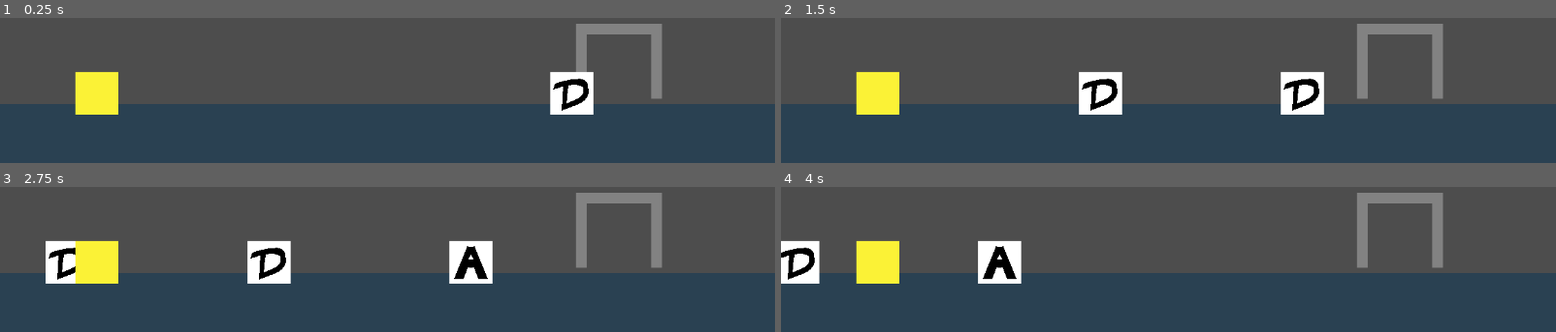
Above: before the commit, frames 1-4 (two rows, left to right).
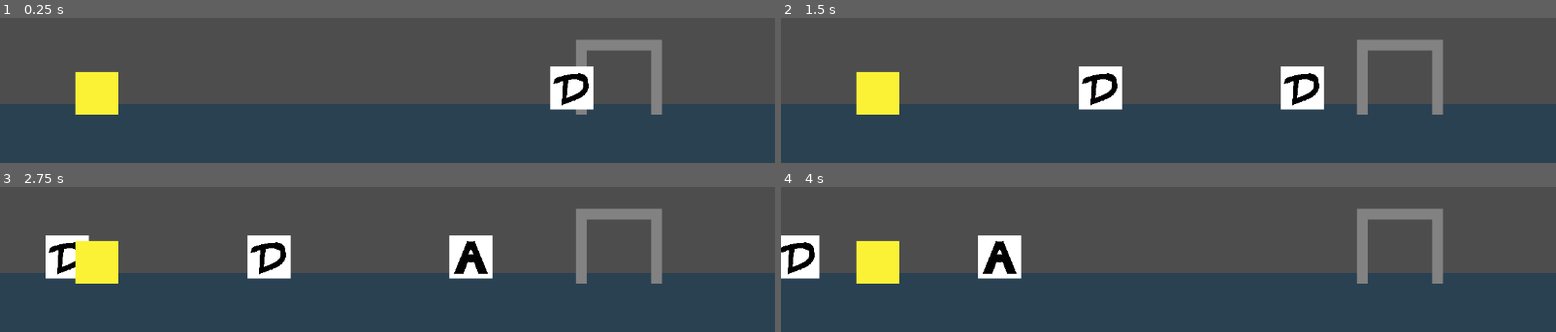
Above: after the commit, the same moments.

Repository: LuccasRMedeiros/ChampionsOfTheUnderworld_godot
Game: Godot game, scene res://scenes/Main.tscn
Two runs of this game, one before a commit and one after it. Both use one fixed random seed, a clock stepped at 60 frames per second and the inputs below.
Inputs:
- Up to frame 1 (0.25 s): no input
- Up to frame 2 (1.5 s): hold Right (ui_right) 0.53-1.28 s; hold Down (ui_down) from 1.28 s (still down)
- Up to frame 3 (2.75 s): release Down (ui_down) at 2.03 s; hold Right (ui_right) from 2.03 s (still down)
- Up to frame 4 (4 s): release Right (ui_right) at 2.78 s; hold Up (ui_up) 2.78-3.53 s; hold Left (ui_left) from 3.53 s (still down)

The runs differ from the first frame. In frame 1, 2.8% of the frame differs, in the area x 70-86%, y 4-67%; in frame 2, 4.0%; in frame 3, 4.6%, in the area x 5-86%, y 4-67%; in frame 4, 3.7%.

Commit message:
Finishing Summoner mechanics

Diff:
--- a/actors/common/Act_Common_BlueLock.gd
+++ b/actors/common/Act_Common_BlueLock.gd
@@ -1,3 +1,5 @@
 class_name GateLock_Blue
 
 extends GateLock
+
+var lock_color = LockColors.BLUE
--- a/actors/common/Act_Common_BlueLock.tscn
+++ b/actors/common/Act_Common_BlueLock.tscn
@@ -4,7 +4,6 @@
 [ext_resource type="Script" path="res://actors/common/Act_Common_BlueLock.gd" id="2_f3jlv"]
 
 [node name="Act_Common_BlueLock" type="Sprite2D"]
-position = Vector2(-2.38419e-07, -2.38419e-07)
 scale = Vector2(2, 2)
 texture = ExtResource("1_sfiyi")
 script = ExtResource("2_f3jlv")
--- a/actors/common/Act_Common_Daemon.gd
+++ b/actors/common/Act_Common_Daemon.gd
@@ -1,15 +1,21 @@
 extends Area2D
 
-var CAN_BE_HIT: bool
-var MOVE_SPEED = 300.0
+
+signal has_died
+
+
+var _can_be_destroyied: bool
+var _move_speed = 300.0
+
 
 @export var assingned_key: Key = KEY_A
 @export var direction: Definitions.Directions = Definitions.Directions.RIGHT
 
+
 # Called when the node enters the scene tree for the first time.
 func _ready():
-	MOVE_SPEED *= direction
-	CAN_BE_HIT = false
+	_move_speed *= direction
+	_can_be_destroyied = false
 	$CollisionShape2D.position.x *= direction
 
 	match assingned_key:
@@ -20,16 +26,19 @@
 		KEY_D:
 			$DaemonSkinD.visible = true
 
+
 # Called every frame. 'delta' is the elapsed time since the previous frame.
 func _process(delta):
-	position.x += MOVE_SPEED * delta
+	position.x += _move_speed * delta
 
-	if CAN_BE_HIT and Input.is_key_pressed(assingned_key):
+	if _can_be_destroyied and Input.is_key_pressed(assingned_key):
 		queue_free()
+
 
 func _on_body_entered(body):
 	if body is Smasher:
-		CAN_BE_HIT = true
+		_can_be_destroyied = true
+
 
 func _on_body_exited(body):
-	CAN_BE_HIT = false
+	_can_be_destroyied = false
--- a/actors/common/Act_Common_GreenLock.gd
+++ b/actors/common/Act_Common_GreenLock.gd
@@ -1,3 +1,5 @@
 class_name GateLock_Green
 
 extends GateLock
+
+var lock_color = LockColors.GREEN
--- a/actors/common/Act_Common_GreenLock.tscn
+++ b/actors/common/Act_Common_GreenLock.tscn
@@ -4,7 +4,6 @@
 [ext_resource type="Script" path="res://actors/common/Act_Common_GreenLock.gd" id="2_nf6y0"]
 
 [node name="Act_Common_GreenLock" type="Sprite2D"]
-position = Vector2(-2.38419e-07, -2.38419e-07)
 scale = Vector2(2, 2)
 texture = ExtResource("1_rjesf")
 script = ExtResource("2_nf6y0")
--- a/actors/common/Act_Common_RedLock.gd
+++ b/actors/common/Act_Common_RedLock.gd
@@ -1,3 +1,5 @@
 class_name GateLock_Red
 
 extends GateLock
+
+var lock_color = LockColors.RED
--- a/actors/common/Act_Common_SpawnGate.gd
+++ b/actors/common/Act_Common_SpawnGate.gd
@@ -1,97 +1,36 @@
 extends Node2D
 
-enum GateState {LOCKED, OPEN}
-enum CursorStates {SELECTING, MOVING}
+
+enum GateStates {LOCKED, OPEN, CLOSE}
+
+
+signal select
+signal open_gate
+signal close_gate
+
 
 var _next_warp = 24
 var _loop_warp = -48
-var _gate_state = GateState.LOCKED
-var _cursor_state = CursorStates.SELECTING
+var _gate_state = GateStates.LOCKED
 var _cursor_rc = 1
-var _lock_direction: GateLock.LockDirections
-var _lock_matrix = [
-	[Definitions.LockColors, Definitions.LockColors, Definitions.LockColors],
-	[Definitions.LockColors, Definitions.LockColors, Definitions.LockColors],
-	[Definitions.LockColors, Definitions.LockColors, Definitions.LockColors]
-	]
+var _gate_lock_red = preload("res://actors/common/Act_Common_RedLock.tscn")
+var _gate_lock_green = preload("res://actors/common/Act_Common_GreenLock.tscn")
+var _gate_lock_blue = preload("res://actors/common/Act_Common_BlueLock.tscn")
 var _lock_node_matrix = [
 	[GateLock, GateLock, GateLock],
 	[GateLock, GateLock, GateLock],
 	[GateLock, GateLock, GateLock]
 	]
-var _lock_bckp: GateLock
-
-@export var summon_direction: Definitions.Directions
+var _new_lock: GateLock
+
 
 var cursor_orientation = Definitions.CursorOrientations.HORIZONTAL
 
-func move_cursor(direction: Definitions.CursorDirections):
-	var cursor_warp: Vector2
-	var warp_amount = _next_warp
-
-	if direction == Definitions.CursorDirections.FORWARD:
-		_cursor_rc = _cursor_rc + 1
-
-		if _cursor_rc == 3:
-			_cursor_rc = 0
-			warp_amount = _loop_warp
-
-		warp_amount *= -1
-
-	elif direction == Definitions.CursorDirections.BACKWARD:
-		_cursor_rc = _cursor_rc - 1
-
-		if _cursor_rc == -1:
-			_cursor_rc = 2
-			warp_amount = _loop_warp
-
-	if cursor_orientation == Definitions.CursorOrientations.HORIZONTAL:
-		cursor_warp = Vector2(0.0, float(warp_amount))
-	elif cursor_orientation == Definitions.CursorOrientations.VERTICAL:
-		cursor_warp = Vector2(float(warp_amount), 0.0)
-
-	$Cursor.position -= cursor_warp
-
-func move_locks(direction: GateLock.LockDirections):
-	if direction == GateLock.LockDirections.LEFT:
-		_lock_bckp = _lock_node_matrix[_cursor_rc][2]
-		_lock_bckp.position.x -= 72
-		add_child(_lock_bckp)
-
-		_lock_bckp.set_end_position(direction)
-		for lock in _lock_node_matrix[_cursor_rc]:
-			lock.set_end_position(direction)
-
-	elif direction == GateLock.LockDirections.RIGHT:
-		_lock_bckp = _lock_node_matrix[_cursor_rc][0]
-		_lock_bckp.position.x += 72
-		add_child(_lock_bckp)
-
-		_lock_bckp.set_end_position(direction)
-		for lock in _lock_node_matrix[_cursor_rc]:
-			lock.set_end_position(direction)
-
-	elif direction == GateLock.LockDirections.DOWN:
-		_lock_bckp = _lock_node_matrix[2][_cursor_rc]
-		_lock_bckp.position.y -= 72
-		add_child(_lock_bckp)
-
-		_lock_bckp.set_end_position(direction)
-		for lock_array in _lock_node_matrix:
-			lock_array[_cursor_rc].set_end_position(direction)
-
-	elif direction == GateLock.LockDirections.UP:
-		_lock_bckp = _lock_node_matrix[0][_cursor_rc]
-		_lock_bckp.position.y += 72
-		add_child(_lock_bckp)
-
-		_lock_bckp.set_end_position(direction)
-		for lock_array in _lock_node_matrix:
-			lock_array[_cursor_rc].set_end_direction(direction)
-
-	_cursor_state = CursorStates.MOVING
-
-func _changecursor_orientation():
+
+@export var summon_direction: Spawner.DaemonDirections
+
+
+func _change_cursor_orientation():
 	var position_bckp = $Cursor.position
 
 	$Cursor.position.x = position_bckp.y
@@ -104,56 +43,233 @@
 		$Cursor.rotation_degrees = 0
 		cursor_orientation = Definitions.CursorOrientations.HORIZONTAL
 
-func shuffle_matrix():
-	var lock_array = [
-	Definitions.LockColors.RED, Definitions.LockColors.RED, Definitions.LockColors.RED,
-	Definitions.LockColors.GREEN, Definitions.LockColors.GREEN, Definitions.LockColors.GREEN,
-	Definitions.LockColors.BLUE, Definitions.LockColors.BLUE, Definitions.LockColors.BLUE
-	]
-
-	lock_array.shuffle()
-
-	for i in lock_array.size():
-		_lock_matrix[i % 3][i / 3] = lock_array[i]
 
 # Called when the node enters the scene tree for the first time.
 func _ready():
-	var new_lock: Node
-	var new_lock_position = $GateShape.position - Vector2(24.0, -24.0)
+	$Spawner.direction = summon_direction
 
 	shuffle_matrix()
 
-	for row_i in _lock_matrix.size():
-		for column_i in _lock_matrix[row_i].size():
-			match _lock_matrix[row_i][column_i]:
-				Definitions.LockColors.RED:
-					_lock_node_matrix[row_i][column_i] = preload("res://actors/common/Act_Common_RedLock.tscn").instantiate()
-
-				Definitions.LockColors.GREEN:
-					_lock_node_matrix[row_i][column_i] = preload("res://actors/common/Act_Common_GreenLock.tscn").instantiate()
-
-				Definitions.LockColors.BLUE:
-					_lock_node_matrix[row_i][column_i] = preload("res://actors/common/Act_Common_BlueLock.tscn").instantiate()
-
-			_lock_node_matrix[row_i][column_i].position = new_lock_position
+	for row_i in _lock_node_matrix.size():
+		for column_i in _lock_node_matrix[row_i].size():
 			add_child(_lock_node_matrix[row_i][column_i])
 
+
+func _process(delta):
+	match _gate_state:
+		GateStates.OPEN:
+			if $Spawner.spawn(delta) == 3:
+				$Cursor.visible = true
+				$Spawner.reset_spawn_number()
+				_gate_state = GateStates.CLOSE
+				close_gate.emit()
+
+		GateStates.CLOSE:
+			shuffle_matrix()
+			_gate_state = GateStates.LOCKED
+
+
+func move_cursor(direction: Definitions.CursorDirections):
+	var cursor_warp: Vector2
+	var warp_amount = _next_warp
+
+	if direction == Definitions.CursorDirections.FORWARD:
+		_cursor_rc = _cursor_rc + 1
+
+		if _cursor_rc == 3:
+			_cursor_rc = 0
+			warp_amount = _loop_warp
+
+		warp_amount *= -1
+
+	elif direction == Definitions.CursorDirections.BACKWARD:
+		_cursor_rc = _cursor_rc - 1
+
+		if _cursor_rc == -1:
+			_cursor_rc = 2
+			warp_amount = _loop_warp
+
+	if cursor_orientation == Definitions.CursorOrientations.HORIZONTAL:
+		cursor_warp = Vector2(0.0, float(warp_amount))
+
+	elif cursor_orientation == Definitions.CursorOrientations.VERTICAL:
+		cursor_warp = Vector2(float(warp_amount), 0.0)
+
+	$Cursor.position -= cursor_warp
+
+
+func set_locks_direction(direction: GateLock.LockDirections):
+	var lock_to_dup: GateLock
+	var new_lock_position: Vector2
+
+	$Cursor.visible = false
+	_change_cursor_orientation()
+
+	match direction:
+		GateLock.LockDirections.LEFT:
+			lock_to_dup = _lock_node_matrix[_cursor_rc][0]
+			new_lock_position = \
+				_lock_node_matrix[_cursor_rc][2].position + Vector2(24.0, 0.0)
+
+		GateLock.LockDirections.RIGHT:
+			lock_to_dup = _lock_node_matrix[_cursor_rc][2]
+			new_lock_position = \
+				_lock_node_matrix[_cursor_rc][0].position - Vector2(24.0, 0.0)
+
+		GateLock.LockDirections.UP:
+			lock_to_dup = _lock_node_matrix[0][_cursor_rc]
+			new_lock_position = \
+				_lock_node_matrix[2][_cursor_rc].position + Vector2(0.0, 24.0)
+
+		GateLock.LockDirections.DOWN:
+			lock_to_dup = _lock_node_matrix[2][_cursor_rc]
+			new_lock_position = \
+				_lock_node_matrix[0][_cursor_rc].position - Vector2(0.0, 24.0)
+
+	if lock_to_dup is GateLock_Red:
+		_new_lock = _gate_lock_red.instantiate()
+	elif lock_to_dup is GateLock_Green:
+		_new_lock = _gate_lock_green.instantiate()
+	elif lock_to_dup is GateLock_Blue:
+		_new_lock = _gate_lock_blue.instantiate()
+
+	_new_lock.position = new_lock_position
+	add_child(_new_lock)
+
+	_new_lock.set_move_direction(direction)
+	if direction == GateLock.LockDirections.LEFT \
+	or direction == GateLock.LockDirections.RIGHT:
+		for lock in _lock_node_matrix[_cursor_rc]:
+			lock.set_move_direction(direction)
+
+	else:
+		for i in _lock_node_matrix.size():
+			_lock_node_matrix[i][_cursor_rc].set_move_direction(direction)
+
+
+func move_locks(delta: float, direction: GateLock.LockDirections):
+	var are_locks_aligned: bool
+	var locks_moved: bool
+
+	_new_lock.move_to_direction(delta)
+	if direction == GateLock.LockDirections.LEFT \
+	or direction == GateLock.LockDirections.RIGHT:
+
+		for lock in _lock_node_matrix[_cursor_rc]:
+			locks_moved = lock.move_to_direction(delta)
+
+	else:
+		for i in _lock_node_matrix.size():
+			locks_moved = _lock_node_matrix[i][_cursor_rc].move_to_direction(delta)
+
+	if locks_moved == true:
+		match direction:
+			GateLock.LockDirections.LEFT:
+				_lock_node_matrix[_cursor_rc][0].queue_free()
+
+				_lock_node_matrix[_cursor_rc][0] = \
+					_lock_node_matrix[_cursor_rc][1]
+				_lock_node_matrix[_cursor_rc][1] = \
+					_lock_node_matrix[_cursor_rc][2]
+				_lock_node_matrix[_cursor_rc][2] = _new_lock
+
+			GateLock.LockDirections.RIGHT:
+				_lock_node_matrix[_cursor_rc][2].queue_free()
+
+				_lock_node_matrix[_cursor_rc][2] = \
+					_lock_node_matrix[_cursor_rc][1]
+				_lock_node_matrix[_cursor_rc][1] = \
+					_lock_node_matrix[_cursor_rc][0]
+				_lock_node_matrix[_cursor_rc][0] = _new_lock
+
+			GateLock.LockDirections.UP:
+				_lock_node_matrix[0][_cursor_rc].queue_free()
+
+				_lock_node_matrix[0][_cursor_rc] = \
+					_lock_node_matrix[1][_cursor_rc]
+				_lock_node_matrix[1][_cursor_rc] = \
+					_lock_node_matrix[2][_cursor_rc]
+				_lock_node_matrix[2][_cursor_rc] = _new_lock
+
+			GateLock.LockDirections.DOWN:
+				_lock_node_matrix[2][_cursor_rc].queue_free()
+
+				_lock_node_matrix[2][_cursor_rc] = \
+					_lock_node_matrix[1][_cursor_rc]
+				_lock_node_matrix[1][_cursor_rc] = \
+					_lock_node_matrix[0][_cursor_rc]
+				_lock_node_matrix[0][_cursor_rc] = _new_lock
+
+		for row in _lock_node_matrix.size():
+			are_locks_aligned = true
+
+			if \
+				_lock_node_matrix[row][0].lock_color != \
+				_lock_node_matrix[row][1].lock_color \
+			or \
+				_lock_node_matrix[row][1].lock_color != \
+				_lock_node_matrix[row][2].lock_color:
+				are_locks_aligned = false
+
+				break
+
+		if are_locks_aligned == false:
+			for column in _lock_node_matrix.size():
+				are_locks_aligned = true
+
+				if \
+					_lock_node_matrix[0][column].lock_color != \
+					_lock_node_matrix[1][column].lock_color \
+				or \
+					_lock_node_matrix[1][column].lock_color != \
+					_lock_node_matrix[2][column].lock_color:
+					are_locks_aligned = false
+
+					break
+
+	if are_locks_aligned == true:
+		open_gate.emit()
+		_gate_state = GateStates.OPEN
+
+		for i in _lock_node_matrix.size():
+			for lock in _lock_node_matrix[i]:
+				lock.queue_free()
+
+	elif locks_moved == true:
+		select.emit()
+		$Cursor.visible = true
+
+
+func shuffle_matrix():
+	var new_lock_position = $GateShape.position - Vector2(24.0, 24.0)
+	var lock_i = 0
+	var lock_array = [
+		GateLock, GateLock, GateLock,
+		GateLock, GateLock, GateLock,
+		GateLock, GateLock, GateLock
+	]
+
+	for i in lock_array.size():
+		if i < 3:
+			lock_array[i] = _gate_lock_red.instantiate()
+		elif i >= 3 and i < 6:
+			lock_array[i] = _gate_lock_green.instantiate()
+		else:
+			lock_array[i] = _gate_lock_blue.instantiate()
+
+	lock_array.shuffle()
+
+	while lock_i < lock_array.size():
+		lock_array[lock_i].position = new_lock_position
+		_lock_node_matrix[lock_i / 3][lock_i % 3] = lock_array[lock_i]
+		lock_i += 1
+
+		if lock_i % 3 == 0:
+			new_lock_position.x -= 48
+			new_lock_position.y += 24
+		else:
 			new_lock_position.x += 24
 
-		new_lock_position.x -= 72.0
-		new_lock_position.y -= 24.0
-
-func _process(delta):
-	match _cursor_state:
-		CursorStates.SELECTING:
-			$Cursor.visible = true
-
-		CursorStates.MOVING:
-			$Cursor.visible = false
-			if cursor_orientation == Definitions.CursorOrientations.HORIZONTAL:
-				for lock in _lock_node_matrix[_cursor_rc]:
-					lock.move(delta, cursor_orientation)
-
-			else:
-				for lock_array in _lock_node_matrix:
-					lock_array[_cursor_rc].move(delta, cursor_orientation)
+	for row_i in _lock_node_matrix.size():
+		for lock in _lock_node_matrix[row_i]:
+			add_child(lock)
--- a/actors/common/Act_Common_SpawnGate.tscn
+++ b/actors/common/Act_Common_SpawnGate.tscn
@@ -1,6 +1,7 @@
-[gd_scene load_steps=2 format=3 uid="uid://cecafbpf30mag"]
+[gd_scene load_steps=3 format=3 uid="uid://cecafbpf30mag"]
 
 [ext_resource type="Script" path="res://actors/common/Act_Common_SpawnGate.gd" id="1_8dbyu"]
+[ext_resource type="Script" path="res://scripts/Spawner.gd" id="2_1wxlj"]
 
 [node name="Act_Common_SpawnGate" type="Node2D"]
 script = ExtResource("1_8dbyu")
@@ -10,5 +11,9 @@
 polygon = PackedVector2Array(-40, -16, -40, 16, 40, 16, 40, -16)
 
 [node name="GateShape" type="Polygon2D" parent="."]
+z_index = 1
 color = Color(0.431373, 0.431373, 0.431373, 1)
 polygon = PackedVector2Array(-40, 40, -40, -40, 40, -40, 40, 40, 56, 40, 56, -56, -56, -56, -56, 40)
+
+[node name="Spawner" type="Node2D" parent="."]
+script = ExtResource("2_1wxlj")
--- a/actors/enemy/Act_Enemy_SpawnGate.gd
+++ b/actors/enemy/Act_Enemy_SpawnGate.gd
@@ -1,32 +1,6 @@
 extends Node2D
 
-var _spawn_number: int
-var _spawn_delay: float
-var _keys = [KEY_A, KEY_S, KEY_D]
-var _random = RandomNumberGenerator.new()
-
-func _assing_random_key():
-	return _keys[_random.randi_range(0, 2)]
-
-# Called when the node enters the scene tree for the first time.
-func _ready():
-	_spawn_number = 0
-	_spawn_delay = 1.0 # Replace with function body.
 
 # Called every frame. 'delta' is the elapsed time since the previous frame.
 func _process(delta):
-	var daemon_hit_key = KEY_A
-
-	_spawn_delay += delta
-
-	if _spawn_delay >= 1.0 and _spawn_number < 3:
-		var daemon = preload("res://actors/common/Act_Common_Daemon.tscn").instantiate()
-
-		daemon.assingned_key = _assing_random_key()
-		daemon.direction = Definitions.Directions.LEFT
-		daemon.position.y = 32
-
-		add_child(daemon)
-
-		_spawn_delay = 0.0
-		_spawn_number += 1
+	$Spawner.spawn(delta)
--- a/actors/enemy/Act_Enemy_SpawnGate.tscn
+++ b/actors/enemy/Act_Enemy_SpawnGate.tscn
@@ -1,11 +1,15 @@
-[gd_scene load_steps=2 format=3 uid="uid://bmrdmxfqkk3r1"]
+[gd_scene load_steps=3 format=3 uid="uid://bmrdmxfqkk3r1"]
 
 [ext_resource type="Script" path="res://actors/enemy/Act_Enemy_SpawnGate.gd" id="1_i6n5y"]
+[ext_resource type="Script" path="res://scripts/Spawner.gd" id="2_mc8yt"]
 
 [node name="Act_Enemy_SpawnGate" type="Node2D"]
-position = Vector2(0, 8)
 script = ExtResource("1_i6n5y")
 
 [node name="SpawnGateShape" type="Polygon2D" parent="."]
 color = Color(0.509804, 0.509804, 0.509804, 1)
 polygon = PackedVector2Array(-48, 40, -64, 40, -64, -72, 64, -72, 64, 40, 48, 40, 48, -56, -48, -56)
+
+[node name="Spawner" type="Node2D" parent="."]
+script = ExtResource("2_mc8yt")
+direction = -1
--- a/actors/player/Act_Player_Summoner.gd
+++ b/actors/player/Act_Player_Summoner.gd
@@ -1,17 +1,59 @@
 extends Node2D
 
+enum SummonerStates { PICKING, MOVING, SUMMONING }
+
+var _state = SummonerStates.PICKING
+var _lock_direction: GateLock.LockDirections
 
 # Called when the node enters the scene tree for the first time.
 func _ready():
 	pass # Replace with function body.
 
-
 # Called every frame. 'delta' is the elapsed time since the previous frame.
 func _process(delta):
-	if Input.is_action_just_pressed("ui_down"):
-		$Act_Common_SpawnGate.move_cursor(Definitions.CursorDirections.FORWARD)
-	elif Input.is_action_just_pressed("ui_up"):
-		$Act_Common_SpawnGate.move_cursor(Definitions.CursorDirections.BACKWARD)
+	match _state:
+		SummonerStates.PICKING:
+			if $Act_Common_SpawnGate.cursor_orientation == Definitions.CursorOrientations.HORIZONTAL:
+				if Input.is_action_just_pressed("ui_down"):
+					$Act_Common_SpawnGate.move_cursor(Definitions.CursorDirections.FORWARD)
+				elif Input.is_action_just_pressed("ui_up"):
+					$Act_Common_SpawnGate.move_cursor(Definitions.CursorDirections.BACKWARD)
 
-	if Input.is_action_just_pressed("ui_right"):
-		$Act_Common_SpawnGate.move_locks(Definitions.Directions.RIGHT)
+				if Input.is_action_just_pressed("ui_right"):
+					_lock_direction = GateLock.LockDirections.RIGHT
+					$Act_Common_SpawnGate.set_locks_direction(_lock_direction)
+					_state = SummonerStates.MOVING
+				elif Input.is_action_just_pressed("ui_left"):
+					_lock_direction = GateLock.LockDirections.LEFT
+					$Act_Common_SpawnGate.set_locks_direction(_lock_direction)
+					_state = SummonerStates.MOVING
+
+			elif $Act_Common_SpawnGate.cursor_orientation == Definitions.CursorOrientations.VERTICAL:
+				if Input.is_action_just_pressed("ui_right"):
+					$Act_Common_SpawnGate.move_cursor(Definitions.CursorDirections.FORWARD)
+				elif Input.is_action_just_pressed("ui_left"):
+					$Act_Common_SpawnGate.move_cursor(Definitions.CursorDirections.BACKWARD)
+
+				if Input.is_action_just_pressed("ui_down"):
+					_lock_direction = GateLock.LockDirections.DOWN
+					$Act_Common_SpawnGate.set_locks_direction(_lock_direction)
+					_state = SummonerStates.MOVING
+				elif Input.is_action_just_pressed("ui_up"):
+					_lock_direction = GateLock.LockDirections.UP
+					$Act_Common_SpawnGate.set_locks_direction(_lock_direction)
+					_state = SummonerStates.MOVING
+
+		SummonerStates.MOVING:
+			$Act_Common_SpawnGate.move_locks(delta, _lock_direction)
+
+
+func _on_act_common_spawn_gate_open_gate():
+	_state = SummonerStates.SUMMONING
+
+
+func _on_act_common_spawn_gate_close_gate():
+	_state = SummonerStates.PICKING
+
+
+func _on_act_common_spawn_gate_select():
+	_state = SummonerStates.PICKING
--- a/actors/player/Act_Player_Summoner.tscn
+++ b/actors/player/Act_Player_Summoner.tscn
@@ -25,3 +25,7 @@
 [node name="Act_Common_SpawnGate" parent="." instance=ExtResource("3_j2sby")]
 position = Vector2(136, 80)
 summon_direction = 1
+
+[connection signal="close_gate" from="Act_Common_SpawnGate" to="." method="_on_act_common_spawn_gate_close_gate"]
+[connection signal="open_gate" from="Act_Common_SpawnGate" to="." method="_on_act_common_spawn_gate_open_gate"]
+[connection signal="select" from="Act_Common_SpawnGate" to="." method="_on_act_common_spawn_gate_select"]
--- a/scenes/Main.tscn
+++ b/scenes/Main.tscn
@@ -19,7 +19,7 @@
 shape = SubResource("RectangleShape2D_a3ab3")
 
 [node name="SpawnGate" parent="." instance=ExtResource("1_uuxan")]
-position = Vector2(920, 512)
+position = Vector2(920, 536)
 
 [node name="SmasherRoot" parent="." instance=ExtResource("2_rlekt")]
 position = Vector2(144, 544)
--- a/scripts/Definitions.gd
+++ b/scripts/Definitions.gd
@@ -3,6 +3,5 @@
 extends Object
 
 enum Directions {LEFT = -1, RIGHT = 1}
-enum LockColors {RED, GREEN, BLUE}
 enum CursorDirections {FORWARD, BACKWARD}
 enum CursorOrientations {HORIZONTAL, VERTICAL}
--- a/scripts/GateLock.gd
+++ b/scripts/GateLock.gd
@@ -2,13 +2,14 @@
 
 extends Sprite2D
 
-var _lock_speed = 100.0
-var _max_movement = 32
+enum LockDirections {UP, DOWN, LEFT, RIGHT}
+enum LockColors {RED, GREEN, BLUE}
+
+var _lock_speed = 4.0
+var _max_movement = 24
 var _end_position: Vector2
 
-enum LockDirections {UP, DOWN, LEFT, RIGHT}
-
-func set_end_position(direction: LockDirections):
+func set_move_direction(direction: LockDirections):
 	_end_position = position
 
 	match direction:
@@ -24,17 +25,19 @@
 		LockDirections.RIGHT:
 			_end_position.x += _max_movement
 
-func move (delta: float, orientation: Definitions.CursorOrientations) -> bool:
-	var move_amount = _lock_speed * delta
+func move_to_direction(delta: float) -> bool:
 	var moved: float
 
-	match orientation:
-		Definitions.CursorOrientations.HORIZONTAL:
-			moved = move_toward(position.y, _end_position.y, move_amount)
-			position.y += moved
+	if _end_position.x != position.x:
+		moved = (_end_position.x - position.x) * delta * _lock_speed
+		position.x += moved
 
-		Definitions.CursorOrientations.VERTICAL:
-			moved = move_toward(position.x, _end_position.x, move_amount)
-			position.x += moved
+	else:
+		moved = (_end_position.y - position.y) * delta * _lock_speed
+		position.y += moved
+
+	if (moved > 0 and moved <= 0.1) or (moved < 0 and moved >= -0.1):
+		position = _end_position
+		moved = 0.0
 
 	return true if moved == 0.0 else false
--- /dev/null
+++ b/scripts/Spawner.gd
@@ -0,0 +1,47 @@
+class_name Spawner
+
+
+extends Node2D
+
+
+enum DaemonDirections { RIGHT = -1, LEFT = 1 }
+
+
+var _spawn_number = 0
+var _spawn_delay = 1.0
+var _keys = [KEY_A, KEY_S, KEY_D]
+var _random = RandomNumberGenerator.new()
+var _daemon = preload("res://actors/common/Act_Common_Daemon.tscn")
+
+
+var direction: DaemonDirections
+
+
+func _assing_random_key() -> Key:
+	return _keys[_random.randi_range(0, 2)]
+
+
+# Called every frame. 'delta' is the elapsed time since the previous frame.
+func spawn(delta) -> int:
+	var daemon_hit_key: Key
+	var daemon: Node
+
+	_spawn_delay += delta
+
+	if _spawn_delay >= 1.0 and _spawn_number < 3:
+		daemon = _daemon.instantiate()
+
+		daemon.assingned_key = _assing_random_key()
+		daemon.direction = direction
+#		daemon.position.y = 24
+
+		add_child(daemon)
+
+		_spawn_delay = 0.0
+		_spawn_number += 1
+
+	return _spawn_number
+
+
+func reset_spawn_number():
+	_spawn_number = 0
--- /dev/null
+++ b/scripts/Spawner.tscn
@@ -0,0 +1,3 @@
+[gd_scene format=3 uid="uid://bljbg3mr2ehe2"]
+
+[node name="Spawner" type="Node"]
